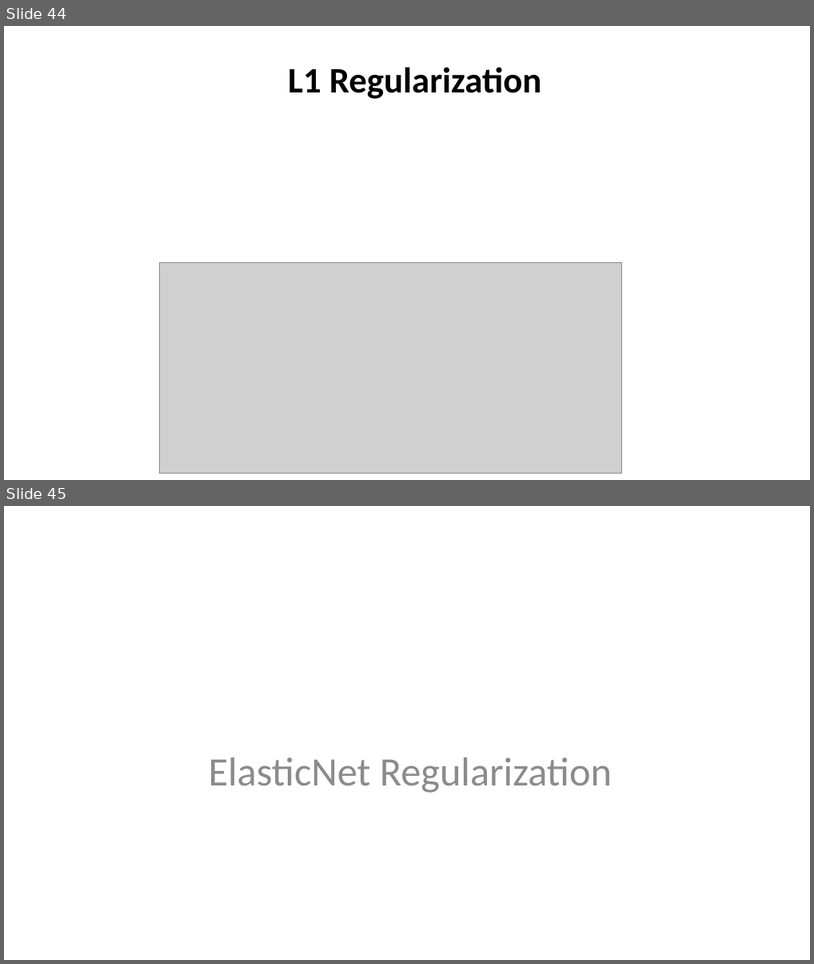
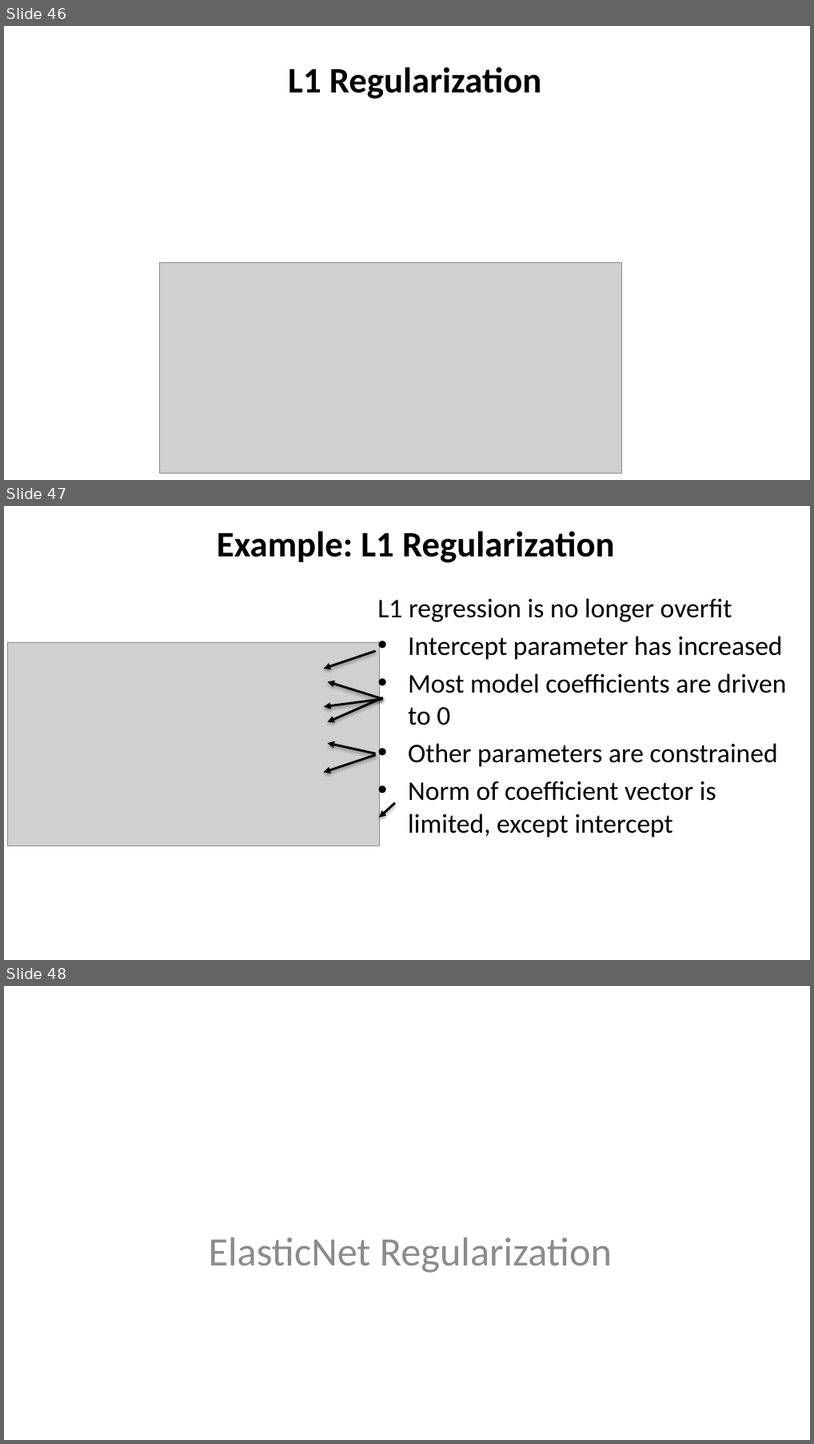
Before and after one commit to StephenElston/CSCI-E-83, a slide deck: LectureSlides/10a_ModelsInHighDimensions.pptx. Shown one above the other, each under a label of ours: slides 44 and 45 before the commit, slides 46, 47 and 48 after it. The pictures are 814x964 and 814x1444 pixels, drawn with LibreOffice and Linux fonts; fonts in the diff are those of the drawing; grey boxes stand for pictures. Boxes give left, top, right and bottom in pixels: in the first picture for what was removed or moved away, otherwise in the second. Text is boxed around its words. In the diff, an @@ line names an element or a change of style, - is before the commit and + after.

Commit message:
added example slides, improved wording, fixed typos

```diff
--- a/LectureSlides/10a_ModelsInHighDimensions.pptx
+++ b/LectureSlides/10a_ModelsInHighDimensions.pptx
@@ slide 47 added at box(4, 506, 810, 960), background #FFFFFF @@
@@ title added at box(217, 531, 615, 563), 32 pt, text #000000, bold @@
+Example: L1 Regularization
@@ text added at box(378, 598, 786, 837), 24 pt, text #000000 @@
+L1 regression is no longer overfit
+• Intercept parameter has increased
+• Most model coefficients are driven to 0
+• Other parameters are constrained
+• Norm of coefficient vector is limited, except intercept
@@ picture added at box(8, 642, 380, 845) @@
@@ arrow added from (376, 651) to (323, 668), #000000 2 pt @@
@@ arrow added from (383, 699) to (327, 682), #000000 2 pt @@
@@ arrow added from (383, 697) to (327, 722), #000000 2 pt @@
@@ arrow added from (383, 699) to (324, 707), #000000 2 pt @@
@@ arrow added from (376, 753) to (327, 743), #000000 2 pt @@
@@ arrow added from (376, 754) to (323, 772), #000000 2 pt @@
@@ arrow added from (395, 803) to (379, 817), #000000 2 pt @@
@@ what was slide 44 is now slide 46 @@
@@ what was slide 45 is now slide 48 @@
```
Also in this commit, not shown: 4 slides changed, 2 other slides added.
